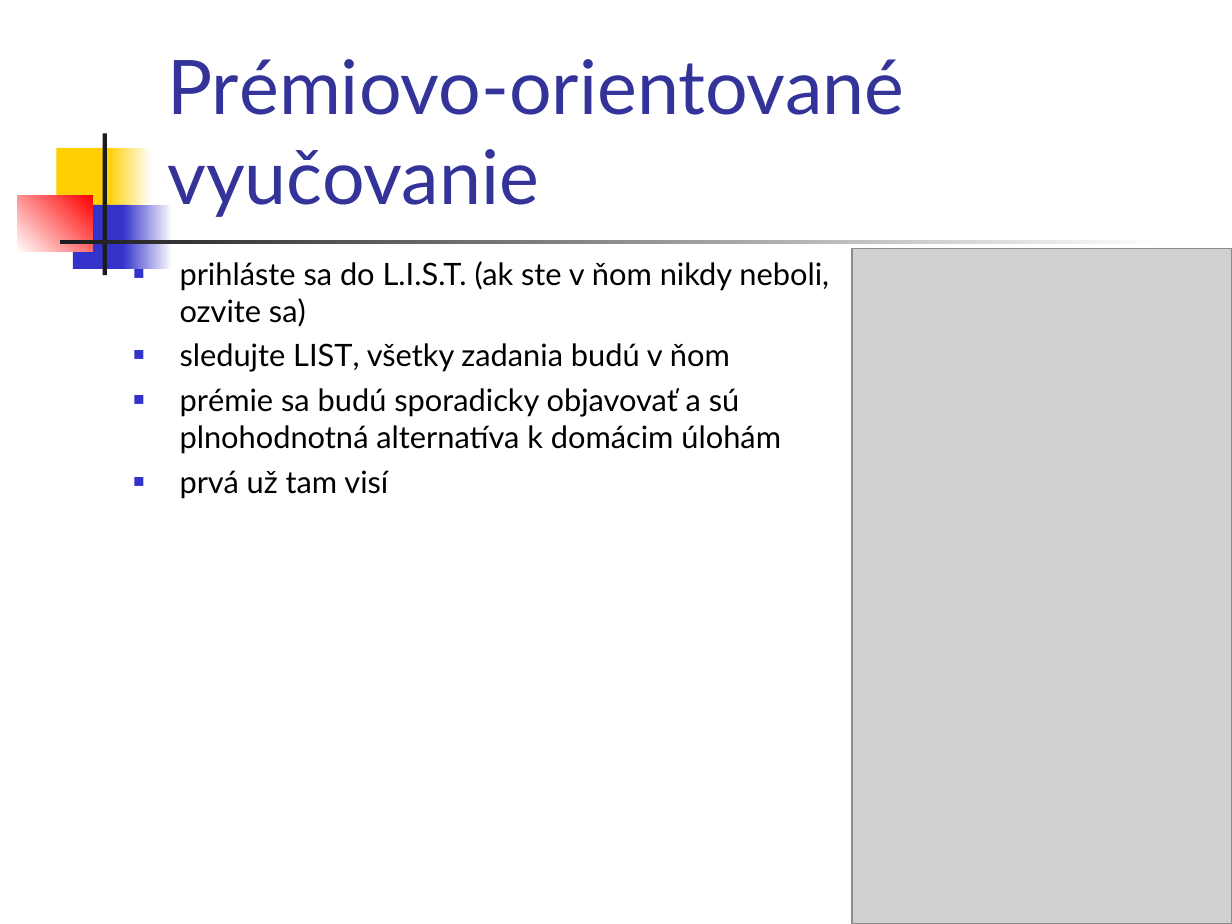
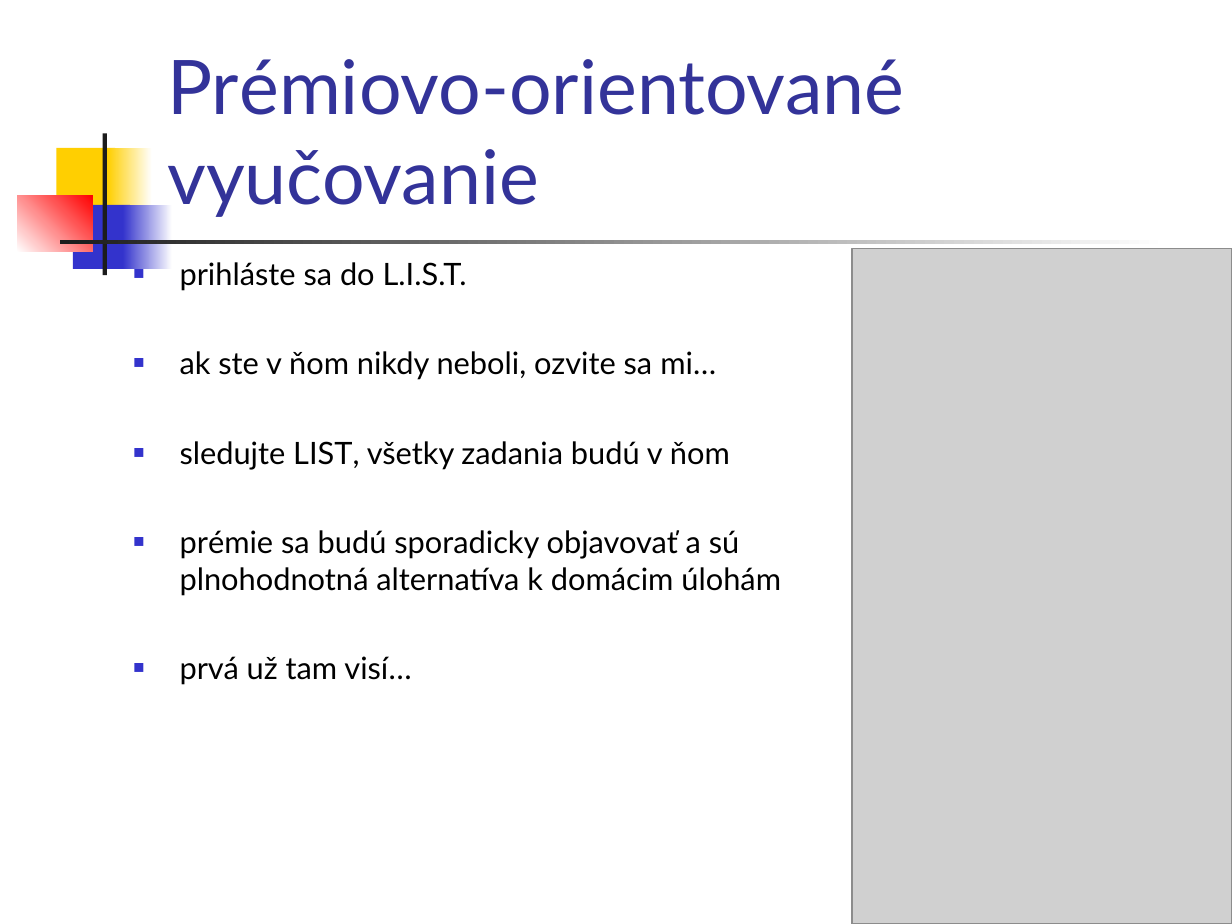
Before and after one commit to vmandro/Prednasky, a slide deck: slide 2 of 01/01_Uvod.ppt. Drawn at 1232x924 pixels with LibreOffice and Linux fonts; fonts in the diff are those of the drawing; grey boxes stand for pictures. Boxes give left, top, right and bottom in pixels: in the first picture for what was removed or moved away, otherwise in the second. Text is boxed around its words. In the diff, an @@ line names an element or a change of style, - is before the commit and + after.

```diff
--- a/01/01_Uvod.ppt
+++ b/01/01_Uvod.ppt
@@ text at <box>180,262,716,380</box>: text changed @@
-■ prihláste sa do L.I.S.T. (ak ste v ňom nikdy neboli, ozvite sa)
+■ prihláste sa do L.I.S.T.
+■ ak ste v ňom nikdy neboli, ozvite sa mi…
@@ text at <box>180,656,411,685</box>: text changed @@
-■ prvá už tam visí
+■ prvá už tam visí…
```
Also in this commit, not shown: 3 other slides changed, 2 other files.
